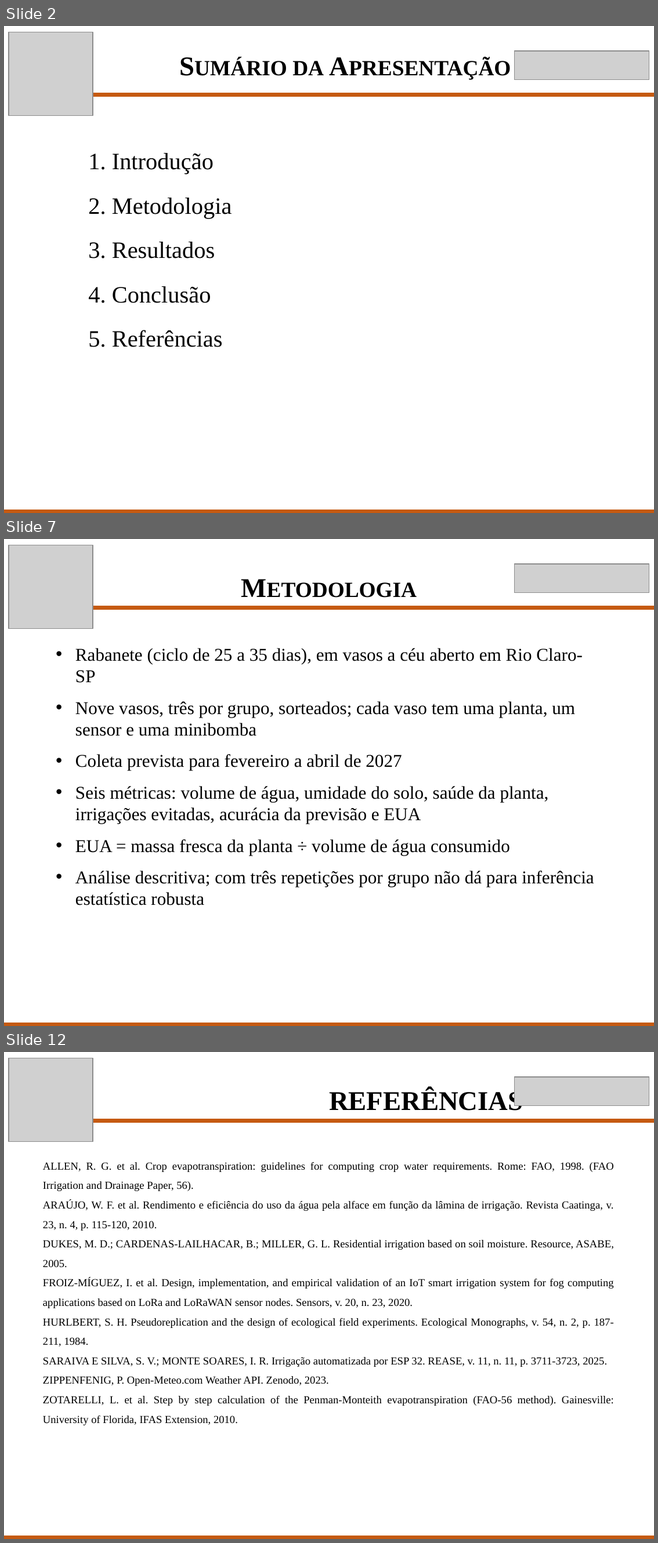
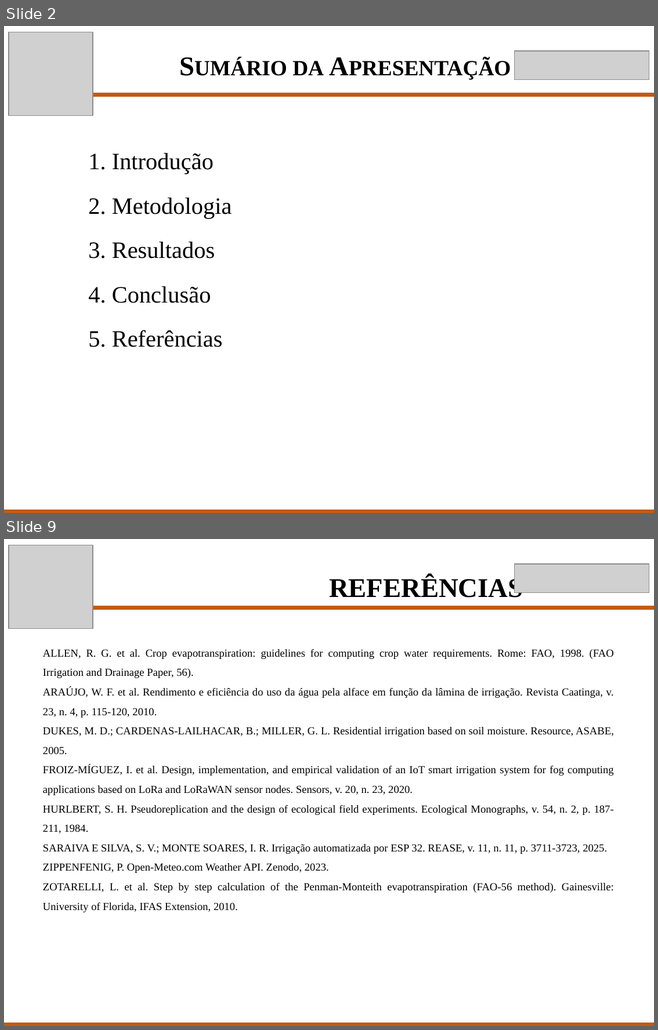
Before and after one commit to Scaglia05/irrigacao-inteligente, a slide deck: docs/p2/Apresentacao_TCC_P2.pptx. Shown one above the other, each under a label of ours: slides 2, 7 and 12 before the commit, slides 2 and 9 after it; the slides between them are not shown. The pictures are 658x1543 and 658x1030 pixels, drawn with LibreOffice and Linux fonts; fonts in the diff are those of the drawing; grey boxes stand for pictures. Boxes give left, top, right and bottom in pixels: in the first picture for what was removed or moved away, otherwise in the second. Text is boxed around its words. In the diff, an @@ line names an element or a change of style, - is before the commit and + after.

```diff
--- a/docs/p2/Apresentacao_TCC_P2.pptx
+++ b/docs/p2/Apresentacao_TCC_P2.pptx
@@ slide 7 removed at (x1=4, y1=539, x2=654, y2=1026), background #FFFFFF @@
@@ picture removed at (x1=9, y1=545, x2=93, y2=629) @@
@@ text removed at (x1=233, y1=567, x2=424, y2=606) @@
-Metodologia
@@ picture removed at (x1=514, y1=564, x2=649, y2=592) @@
@@ rectangle removed at (x1=93, y1=606, x2=654, y2=609) @@
@@ text removed at (x1=75, y1=648, x2=593, y2=906) @@
-• Rabanete (ciclo de 25 a 35 dias), em vasos a céu aberto em Rio Claro-SP
-• Nove vasos, três por grupo, sorteados; cada vaso tem uma planta, um sensor e uma minibomba
-• Coleta prevista para fevereiro a abril de 2027
-• Seis métricas: volume de água, umidade do solo, saúde da planta, irrigações evitadas, acurácia da previsão e EUA
-• EUA = massa fresca da planta ÷ volume de água consumido
-• Análise descritiva; com três repetições por grupo não dá para inferência estatística robusta
@@ rectangle removed at (x1=4, y1=1023, x2=654, y2=1026) @@
@@ what was slide 12 is now slide 9 @@
```
Also in this commit, not shown: 7 slides changed, 2 other slides removed, 1 other file.
